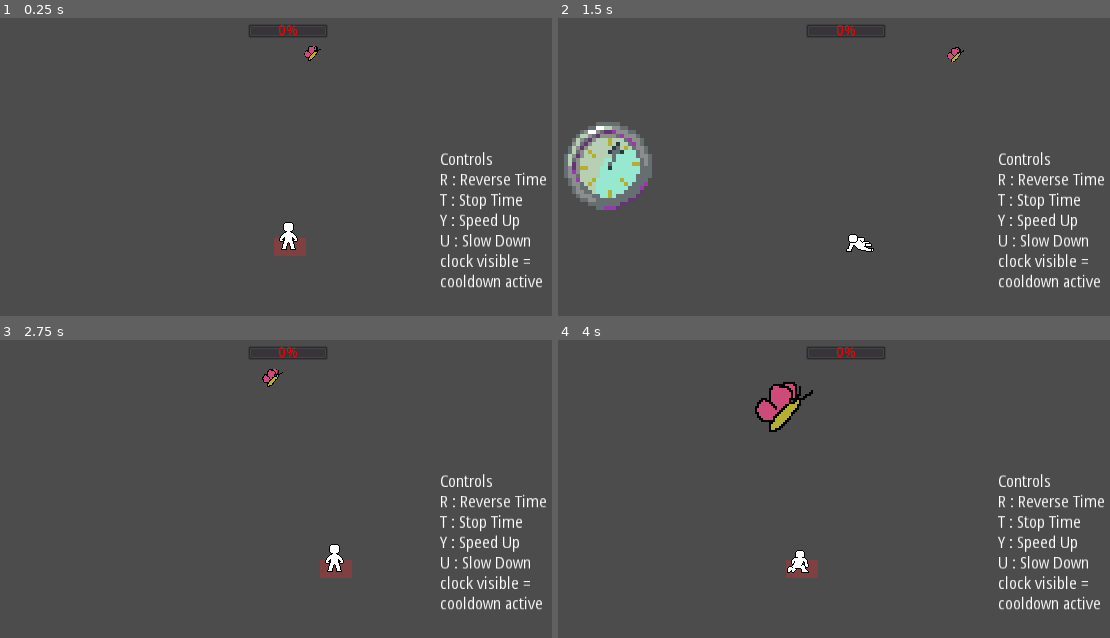
Above: before the commit, frames 1-4 (two rows, left to right).
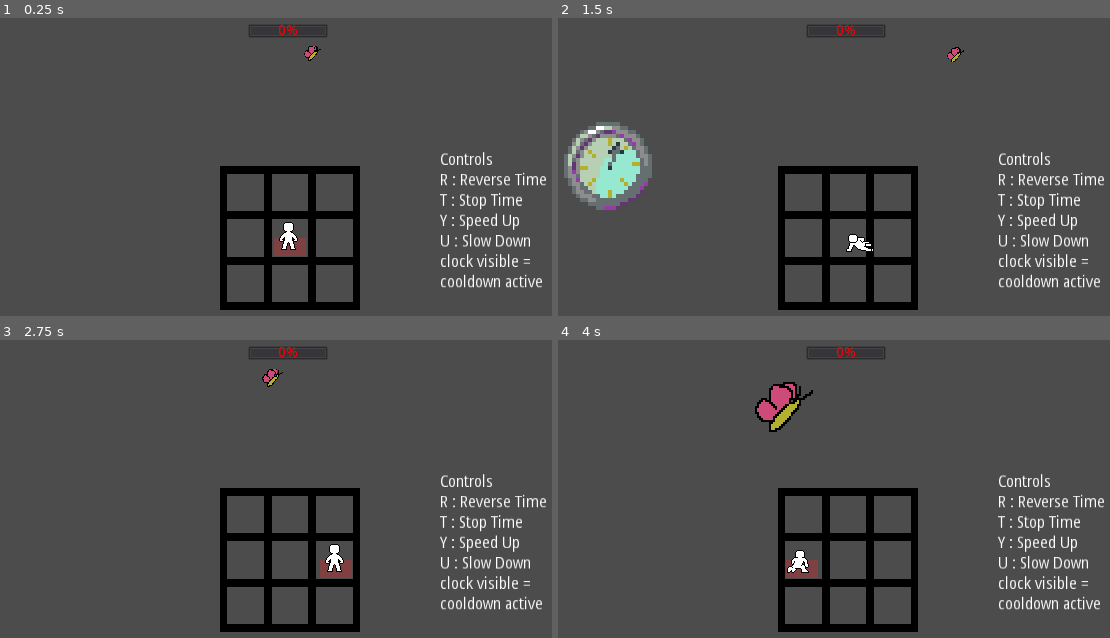
Above: after the commit, the same moments.

Repository: andersAsch0/Island-Game
Game: Godot game, scene res://scenes/BattleMode.tscn
The game is run twice, just before and just after one commit, with the same random seed, the same clock (stepped at 60 frames per second) and the same inputs. This scene is started directly instead of the project's main scene. Sound files missing from this copy of the repository are replaced by a short silence.
Inputs:
- Up to frame 1 (0.25 s): no input
- Up to frame 2 (1.5 s): tap Enter (ui_accept) at 0.5, 0.77 s; hold Right (ui_right) 0.53-1.28 s; hold Space (dash) 0.53-1.28 s; hold R (reverseTime) from 1.28 s (still down); tap F (enter_fight) at 1.35 s
- Up to frame 3 (2.75 s): tap Enter (ui_accept) at 1.52 s; release R (reverseTime) at 2.03 s; hold Right (ui_right) from 2.03 s (still down); hold T (stopTime) from 2.03 s (still down)
- Up to frame 4 (4 s): release Right (ui_right) at 2.78 s; release T (stopTime) at 2.78 s; hold Y (speedUpTime) 2.78-3.53 s; tap Space (dash) at 2.85 s; tap Enter (ui_accept) at 3.02, 3.77 s; hold Left (ui_left) from 3.53 s (still down); hold F (enter_fight) from 3.53 s (still down)

The runs differ from the first frame. In frame 1, 4.8% of the frame differs, in the area x 39-66%, y 49-98%; in frame 2, 4.7%; in frame 3, 4.8%; in frame 4, 4.8%.
Error in both runs: Attempt to call function 'play' in base 'null instance' on a null instance. (res://scripts/battleMode/BattleMode.gd:113)

Commit message:
reimported lost grid texture

Diff:
--- a/scenes/BattleMode.tscn
+++ b/scenes/BattleMode.tscn
@@ -1,5 +1,4 @@
-
-[gd_scene load_steps=23 format=2]
+[gd_scene load_steps=24 format=2]
 
 [ext_resource path="res://scenes/BattleModePlayer.tscn" type="PackedScene" id=1]
 [ext_resource path="res://scripts/battleMode/BattleMode.gd" type="Script" id=2]
@@ -7,6 +6,7 @@
 [ext_resource path="res://art/clock.png" type="Texture" id=4]
 [ext_resource path="res://audio/IslandFight.wav" type="AudioStream" id=5]
 [ext_resource path="res://audio/IslandFightReverse.wav" type="AudioStream" id=6]
+[ext_resource path="res://art/battlegrid.png" type="Texture" id=7]
 
 [sub_resource type="AtlasTexture" id=16]
 atlas = ExtResource( 4 )
@@ -85,7 +85,7 @@
 margin_top = 75.0
 margin_right = 196.0
 margin_bottom = 147.0
-texture = ExtResource( 5 )
+texture = ExtResource( 7 )
 expand = true
 
 [node name="BattleModePlayer" parent="." instance=ExtResource( 1 )]
